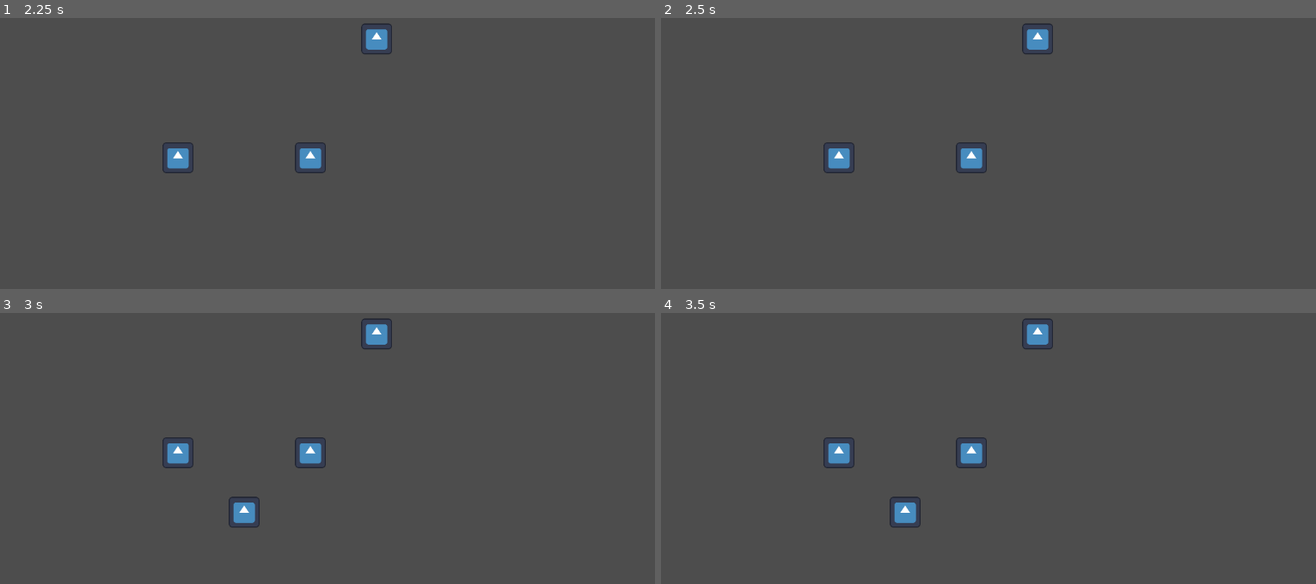
Above: before the commit, frames 1-4 (two rows, left to right).
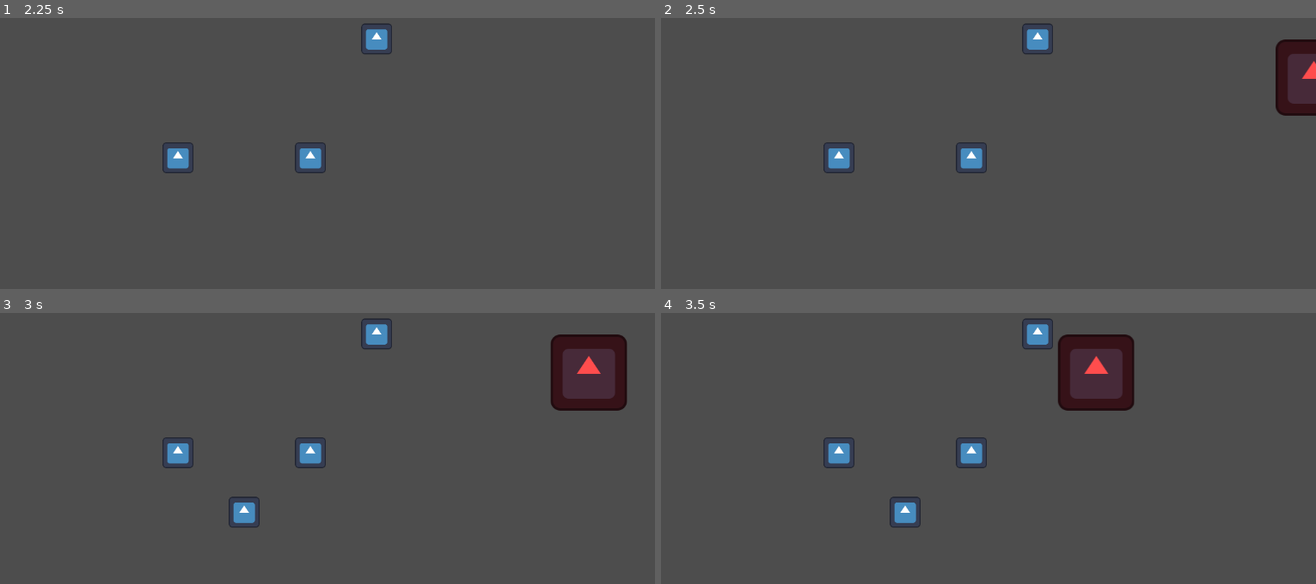
Above: after the commit, the same moments.

Repository: AuraDvin/MvR
Game: Godot game, scene res://levels/basic_level/basic_level.tscn
The game is run twice, just before and just after one commit, with the same random seed, the same clock (stepped at 60 frames per second) and the same inputs. The engine's default icon, where the game draws it, is replaced by a stand-in: a white triangle on a blue panel in a dark square.
Inputs (mouse positions are in pixels of both pictures, inside the frame that each line leads up to):
- Up to frame 1 (2.25 s): tap Enter at 0.5, 2 s; move the mouse to (307, 158) at 0.52 s; click (307, 158) at 0.67 s; tap Space at 1.25 s; move the mouse to (176, 167) at 1.27 s; click (176, 167) at 1.42 s; move the mouse to (379, 61) at 2.02 s; click (379, 61) at 2.17 s
- Up to frame 2 (2.5 s): no input
- Up to frame 3 (3 s): move the mouse to (275, 518) at 2.77 s; click (275, 518) at 2.92 s
- Up to frame 4 (3.5 s): no input

Frame 1 is identical in both runs. In frame 2, 1.7% of the frame differs, in the area x 93-100%, y 7-37%; in frame 3, 3.2%; in frame 4, 3.2%, in the area x 60-73%, y 7-37%.

Commit message:
Connect signal
connected signal for enemy spawning to the proper method

Diff:
--- a/levels/basic_level/basic_level.tscn
+++ b/levels/basic_level/basic_level.tscn
@@ -32,5 +32,6 @@
 [node name="Towers" type="Node" parent="."]
 
 [connection signal="clicked_on_grid" from="Grid" to="." method="_on_grid_clicked_on_grid"]
+[connection signal="timeout" from="EnemySpawnTimer" to="." method="_on_enemy_spawn_timer_timeout"]
 
 [editable path="Grid"]
